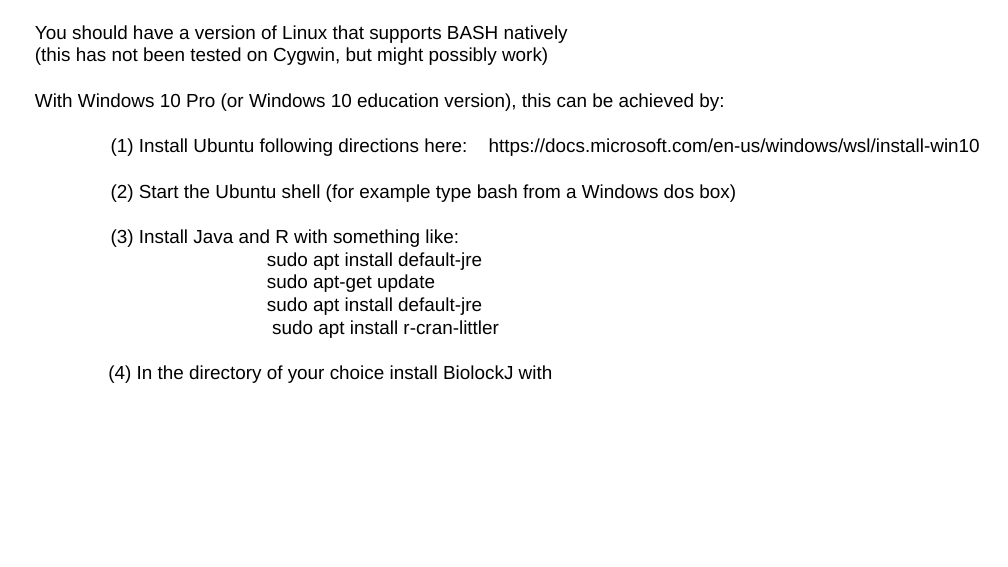
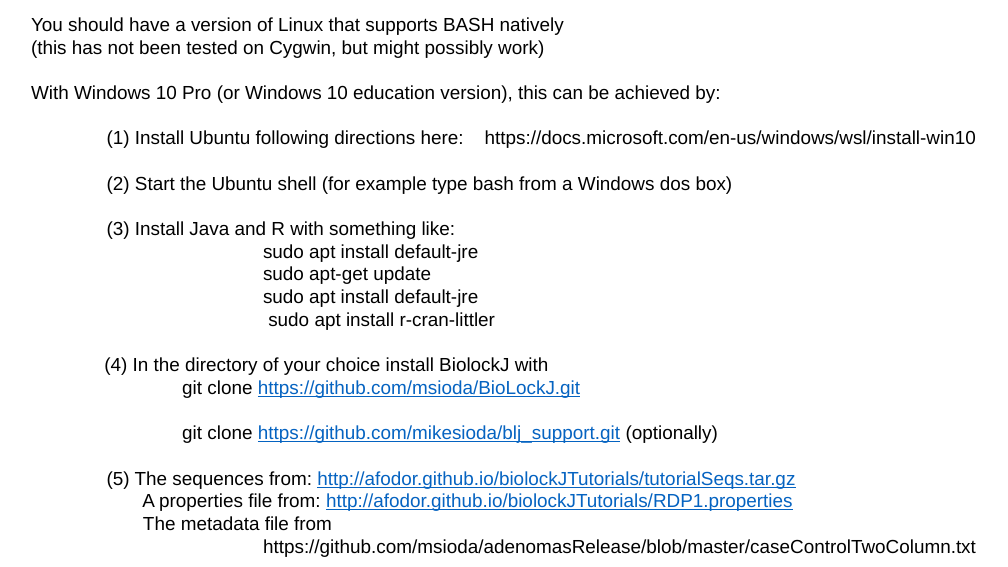
Before and after one commit to afodor/afodor.github.io, a slide deck: slide 5 of biolockJTutorials/draftTutorial_RDP_Native.pptx (slide 3 before the commit). Drawn at 1008x567 pixels with LibreOffice and Linux fonts; fonts in the diff are those of the drawing. Boxes give left, top, right and bottom in pixels: in the first picture for what was removed or moved away, otherwise in the second. Text is boxed around its words. In the diff, an @@ line names an element or a change of style, - is before the commit and + after.

Commit message:
tutorial in progress

```diff
--- a/biolockJTutorials/draftTutorial_RDP_Native.pptx
+++ b/biolockJTutorials/draftTutorial_RDP_Native.pptx
@@ text "You should have a version ...": place and size @@
-text "You should have a version ..." at (35,25,980,383)
+text "You should have a version ..." at (31,17,976,557)
@@ text at (107,380,976,557): paragraphs added @@
+git clone https://github.com/msioda/BioLockJ.git
+git clone https://github.com/mikesioda/blj_support.git (optionally)
+(5) The sequences from: http://afodor.github.io/biolockJTutorials/tutorialSeqs.tar.gz
+A properties file from: http://afodor.github.io/biolockJTutorials/RDP1.properties
+The metadata file from
+https://github.com/msioda/adenomasRelease/blob/master/caseControlTwoColumn.txt
```
Also in this commit, not shown: 1 other slide changed, 2 slides added, 1 other file.
